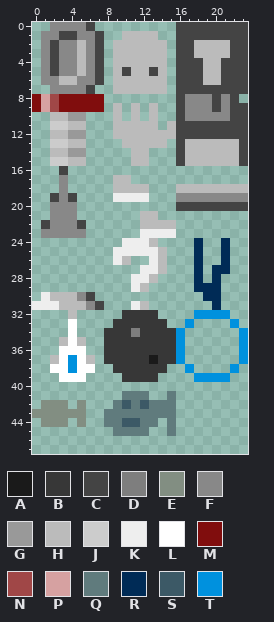
Pixel-art sprite -- assets/img/objects.png. The first picture shows the starting point.
The file is 24x48 pixels. Pixels under 10% opacity are left out. Colours within 5 levels of each other are drawn and written as one.
Palette (. is transparent): A #1a1a1a  B #373737  C #444444  D #7e7e7e  E #828e82  F #888888  G #999999  H #bbbbbb  J #cccccc  K #eeeeee  L #ffffff  M #800d0d  N #a04747  P #d6a1a1  Q #607b7d  R #002b56  S #3c5966  T #0091de
Pixels before, first column x 0:
 0 ..FFFFC.........CCCCCCCC
 1 .FFCCFFC..HHHH..CCCCCCCC
 2 .FCFFHFC.HHHHHH.CCHHHHCC
 3 .FCFFHFC.HHHHHH.CCHHHHCC
 4 .FCFFHFC.HHHHHH.CCCHHCCC
 5 .FCFFHFC.HCHHCH.CCCHHCCC
 6 .FFHHFFC.HHHHHH.CCCHHCCC
 7 ..FFFFC..HHHHHH.CCCCCCCC
 8 MPNMMMMM........CFFFCFC.
 9 MPNMMMMM.H.H.H..CFFFCFCC
10 ..HHGG...H.H.H..CFFFFFCC
11 ..JJHH...HHHHH.HCCCCCCCC
12 ..HHGG...HHHHHHHCCCCCCCC
13 ..JJHH....HHHHH.CHHHHHHC
14 ..HHGG.....HH...CHHHHHHC
15 ..JJHH.....HH...CHHHHHHC
16 ...C....................
17 ...F.....HH.............
18 ...F.....HHHH...HHHHHHHH
19 ..CFC....KKKK...FFFFFFFF
20 ..FFF...........CCCCCCCC
21 ..FFF.......HH..........
22 .CFFFC......HHHH........
23 .FFFFF......KKKK........
24 ..........KKKH....R..R..
25 .........KKKKKH...R..R..
26 .........KH..KH...R..R..
27 ............KKH...R.RR..
28 ...........KKH....R.R...
29 ...........KH.....RRR...
30 .KHHHFC............RR...
31 KKKHHHFC...KH.......R...
32 ....H.....BBBB....TTTT..
33 ....L....BBBBBB..T....T.
34 ....L...BBBDBBBBT......T
35 ...HLH..BBBBBBBBT......T
36 ...LLL..BBBBBBBBT......T
37 ..HLTLH.BBBBBABBT......T
38 ..LLTLL..BBBBBB..T....T.
39 ...LLL....BBBB....TTTT..
40 ........................
41 ..........QQQ..Q........
42 .EEE.E...QSQSQQQ........
43 EEEEEE..QQQQQQQQ........
44 .EEE.E..QQSSQQ.Q........
45 .........QQQQ..Q........
The result:
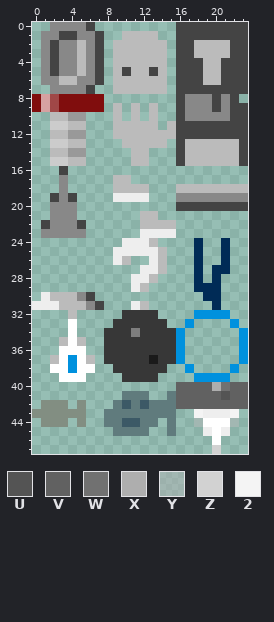
Colours new in this view: U #545454  V #616161  W #717171  X #aeaeae  Y #b0b0b077  Z #d2d2d2  2 #f4f4f4
The exact change:
y 40: x 16..23 ........ -> VVVVXWVV
y 41: x 16..23 ........ -> VVVVVUVV
y 42: x 16..23 ........ -> VVVVVVVV
y 43: x 18..22 ..... -> 2KKK2
y 44: x 18..22 ..... -> YLLLY
y 45: x 19..21 ... -> KLK
y 46: x 20 . -> L
y 47: x 20 . -> Z
